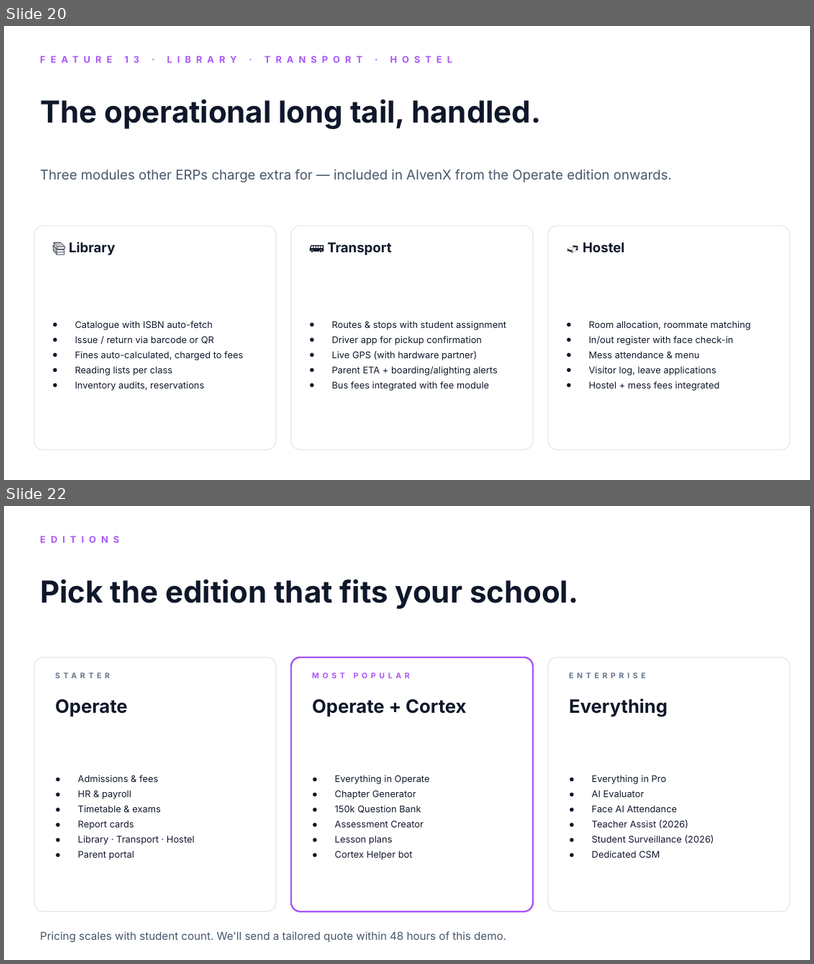
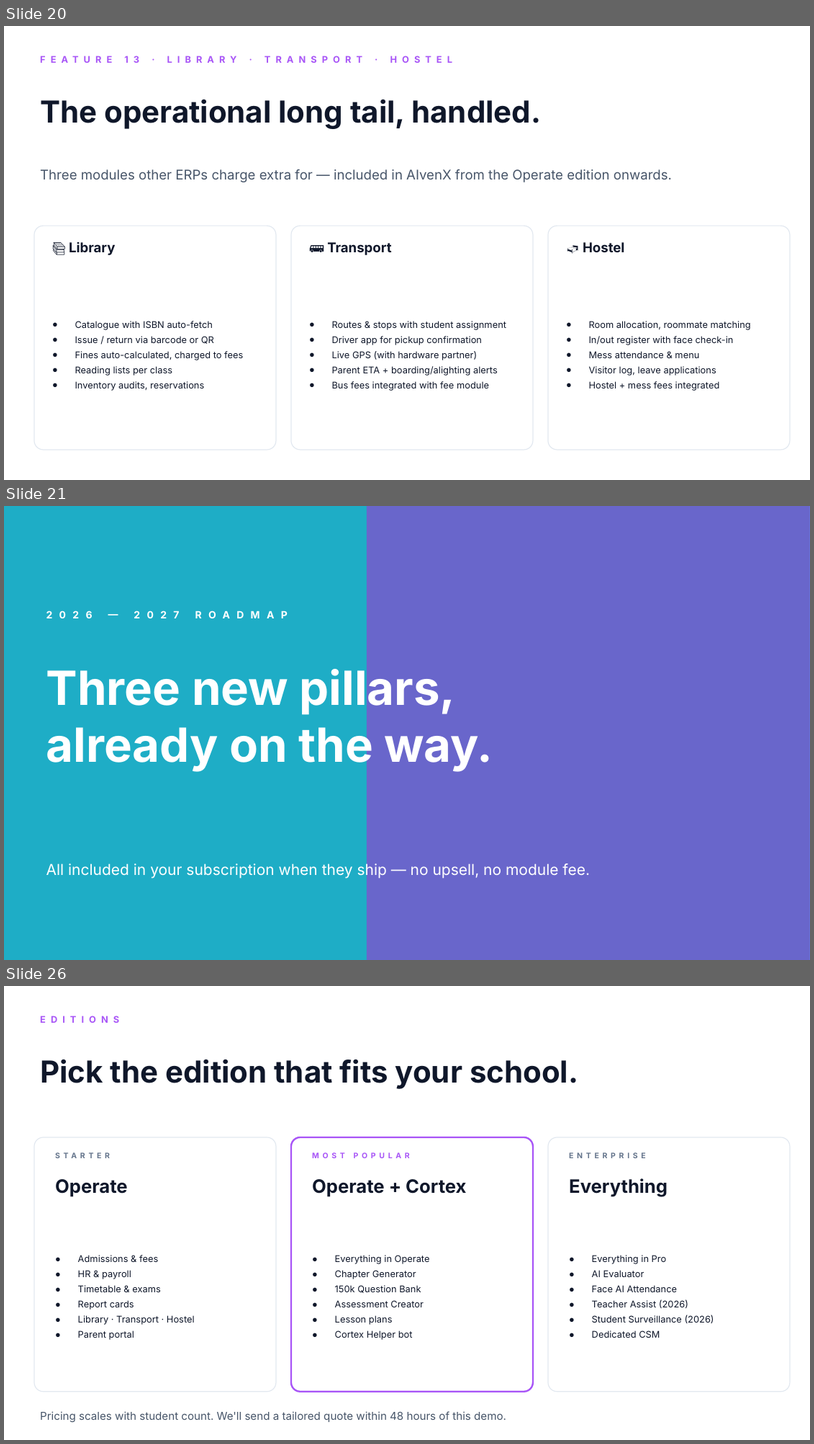
Before and after one commit to priyanknitmn/aivenx, a slide deck: AIvenX-Demo-Deck.pptx. Shown one above the other, each under a label of ours: slides 20 and 22 before the commit, slides 20, 21 and 26 after it; the slides between them are not shown. The pictures are 814x964 and 814x1444 pixels, drawn with LibreOffice and Linux fonts; fonts in the diff are those of the drawing. Boxes give left, top, right and bottom in pixels: in the first picture for what was removed or moved away, otherwise in the second. Text is boxed around its words. In the diff, an @@ line names an element or a change of style, - is before the commit and + after.

Commit message:
Add Guardian, Connect, Mobile roadmap pillars across landing, brochure, deck

```diff
--- a/AIvenX-Demo-Deck.pptx
+++ b/AIvenX-Demo-Deck.pptx
@@ slide 21 added at (4, 506, 810, 960), background #A855F7 @@
@@ rectangle added at (4, 506, 810, 960), fill #22D3EE @@
@@ rectangle added at (4, 506, 810, 960), fill #0F172A at 20% opacity @@
@@ rectangle added at (367, 506, 810, 960), fill #A855F7 at 70% opacity @@
@@ text added at (40, 602, 766, 627), 12 pt, text #FFFFFF, bold @@
+2026 — 2027 ROADMAP
@@ text added at (46, 664, 493, 772), 56 pt, text #FFFFFF, bold @@
+Three new pillars,
+already on the way.
@@ text added at (46, 862, 590, 878), 18 pt, text #FFFFFF @@
+All included in your subscription when they ship — no upsell, no module fee.
@@ what was slide 22 is now slide 26 @@
```
Also in this commit, not shown: 1 slide changed, 3 other slides added, 6 other files.
